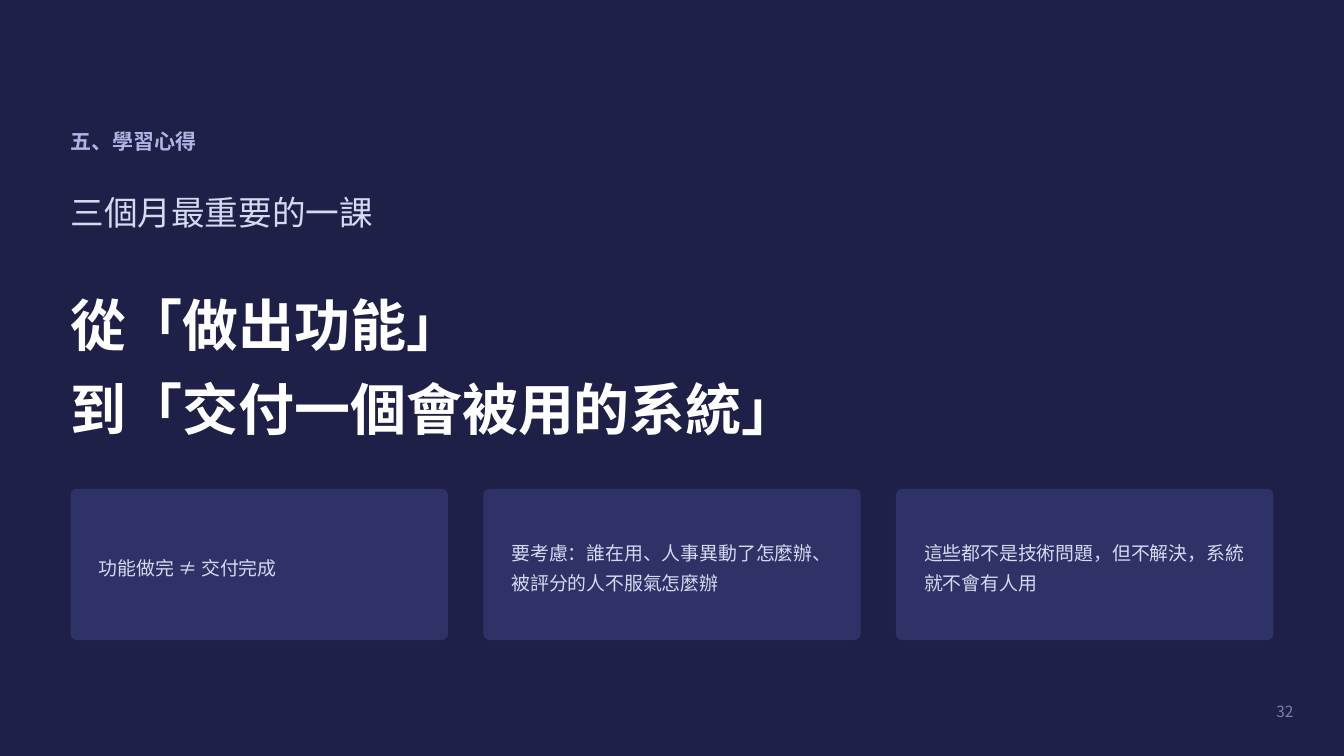
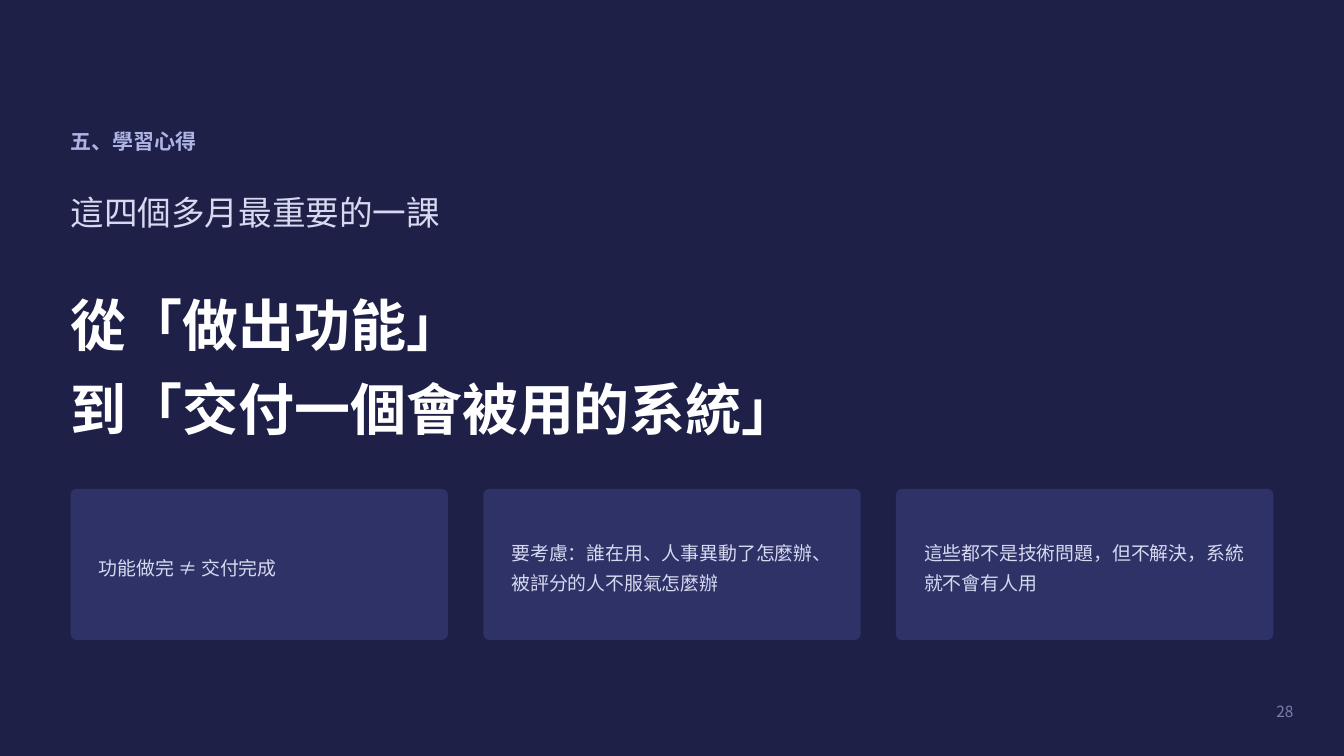
Before and after one commit to kirihuang-bit/freshman-report, a slide deck: slide 28 of 黃家朗新人報告.pptx (slide 32 before the commit). Drawn at 1344x756 pixels with LibreOffice and Linux fonts; fonts in the diff are those of the drawing. Boxes give left, top, right and bottom in pixels: in the first picture for what was removed or moved away, otherwise in the second. Text is boxed around its words. In the diff, an @@ line names an element or a change of style, - is before the commit and + after.

```diff
--- a/黃家朗新人報告.pptx
+++ b/黃家朗新人報告.pptx
@@ text at [71,196,441,228]: text changed @@
-三個月最重要的一課
+這四個多月最重要的一課
@@ page number at [1276,705,1293,717]: text changed @@
-32
+28
```
Also in this commit, not shown: 12 other slides changed, 4 slides removed, 3 other files.
